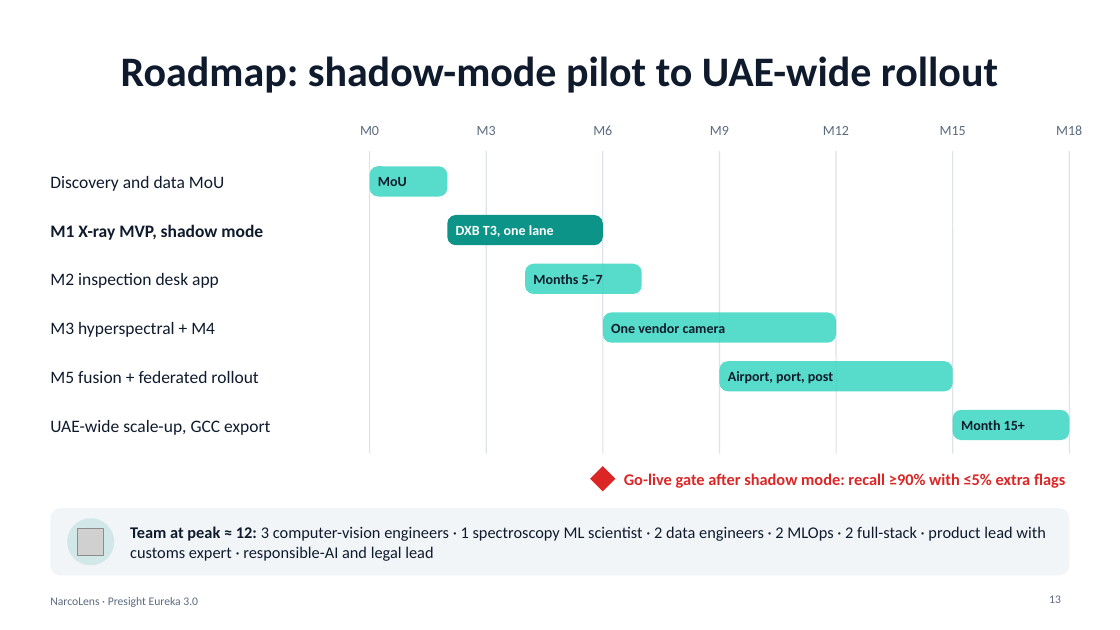
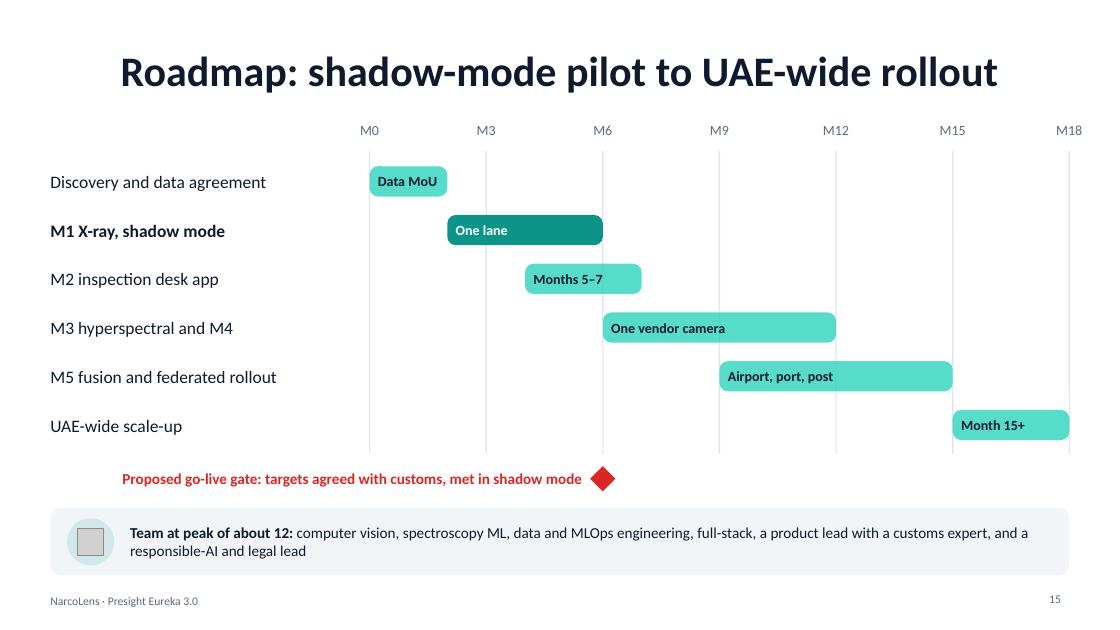
Before and after one commit to farahshaik14/narcolens-eureka, a slide deck: slide 15 of narcolens-pitch-deck.pptx (slide 13 before the commit). Drawn at 1120x630 pixels with LibreOffice and Linux fonts; fonts in the diff are those of the drawing; grey boxes stand for pictures. Boxes give left, top, right and bottom in pixels: in the first picture for what was removed or moved away, otherwise in the second. Text is boxed around its words. In the diff, an @@ line names an element or a change of style, - is before the commit and + after.

```diff
--- a/narcolens-pitch-deck.pptx
+++ b/narcolens-pitch-deck.pptx
@@ text at [50,176,266,191]: text changed @@
-Discovery and data MoU
+Discovery and data agreement
@@ text at [378,177,437,186]: text changed @@
-MoU
+Data MoU
@@ text at [50,224,225,240]: text changed @@
-M1 X-ray MVP, shadow mode
+M1 X-ray, shadow mode
@@ text at [456,225,508,235]: text changed @@
-DXB T3, one lane
+One lane
@@ text at [50,322,233,337]: text changed @@
-M3 hyperspectral + M4
+M3 hyperspectral and M4
@@ text at [50,371,277,383]: text changed @@
-M5 fusion + federated rollout
+M5 fusion and federated rollout
@@ text at [50,420,182,435]: text changed @@
-UAE-wide scale-up, GCC export
+UAE-wide scale-up
@@ text at [122,473,582,487]: text changed; size 14 to 13 pt @@
-Go-live gate after shadow mode: recall ≥90% with ≤5% extra flags
+Proposed go-live gate: targets agreed with customs, met in shadow mode
@@ text at [130,527,1028,559]: text changed; size 14 to 13 pt @@
-Team at peak ≈ 12: 3 computer-vision engineers · 1 spectroscopy ML scientist · 2 data engineers · 2 MLOps · 2 full-stack · product lead with customs expert · responsible-AI and legal lead
+Team at peak of about 12: computer vision, spectroscopy ML, data and MLOps engineering, full-stack, a product lead with a customs expert, and a responsible-AI and legal lead
@@ page number at [1049,595,1061,603]: text changed @@
-13
+15
```
Also in this commit, not shown: 4 other slides changed, 12 slides added, 10 slides removed, 9 other files.
